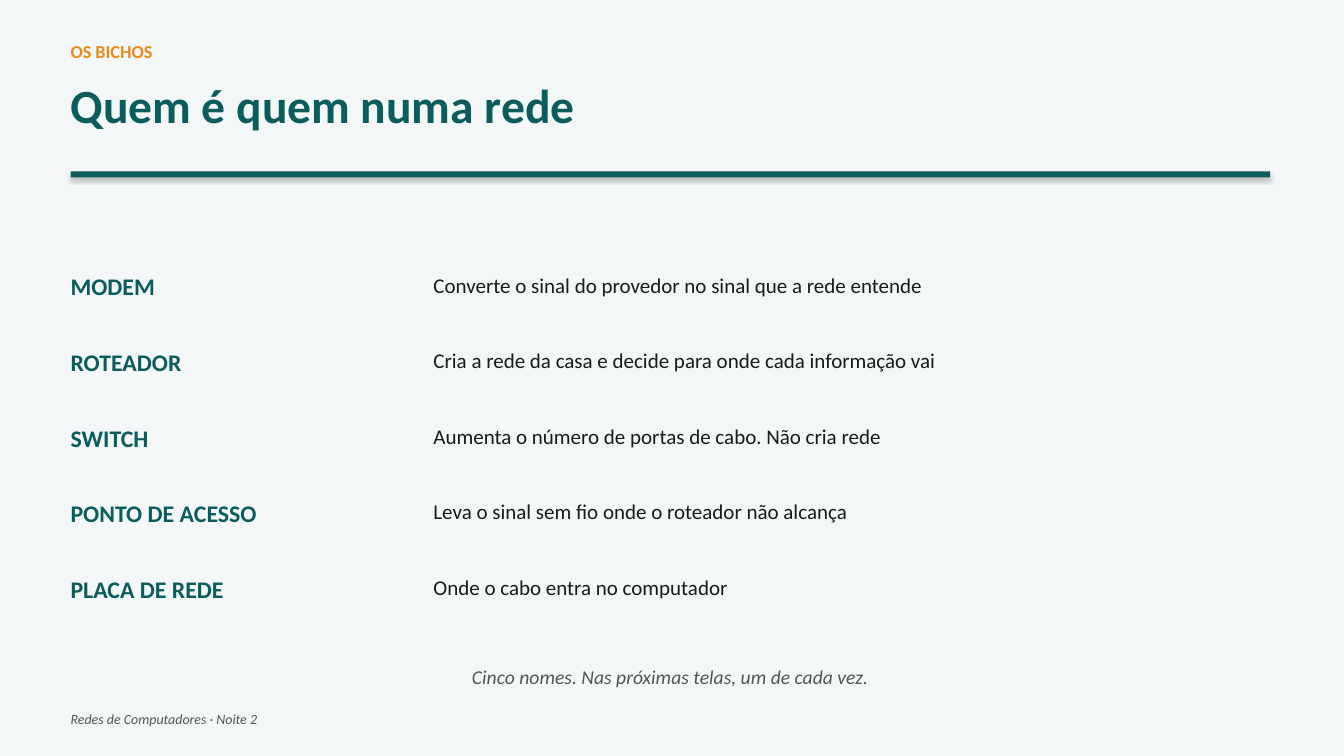
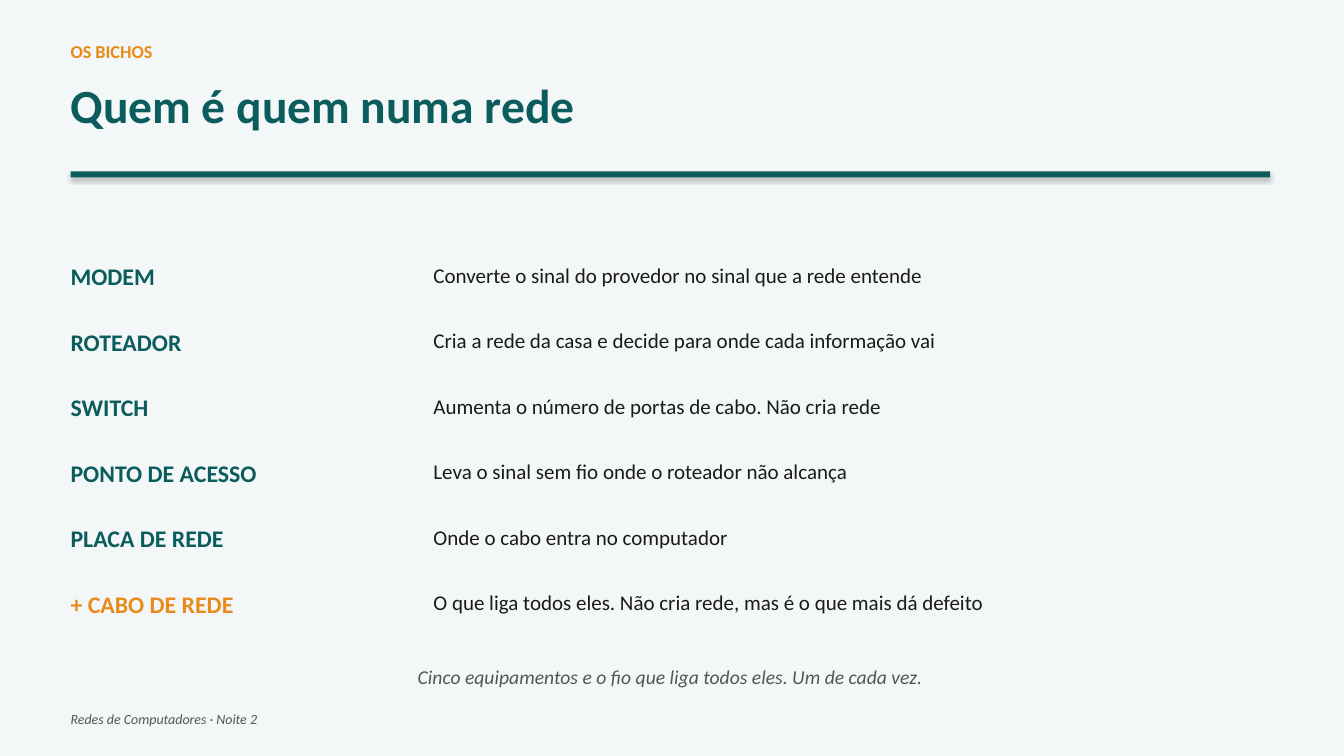
Before and after one commit to joninedel-prog/gerador_contratos, a slide deck: slide 6 of Aula - Redes 2 - Como a internet chega.pptx. Drawn at 1344x756 pixels with LibreOffice and Linux fonts; fonts in the diff are those of the drawing. Boxes give left, top, right and bottom in pixels: in the first picture for what was removed or moved away, otherwise in the second. Text is boxed around its words. In the diff, an @@ line names an element or a change of style, - is before the commit and + after.

```diff
--- a/Aula - Redes 2 - Como a internet chega.pptx
+++ b/Aula - Redes 2 - Como a internet chega.pptx
@@ text "MODEM": place and size @@
-text "MODEM" at box(71, 279, 155, 295)
+text "MODEM" at box(71, 269, 155, 285)
@@ text "Converte o sinal do provedor ...": place and size @@
-text "Converte o sinal do provedor ..." at box(433, 278, 922, 297)
+text "Converte o sinal do provedor ..." at box(433, 268, 922, 287)
@@ text "ROTEADOR": place and size @@
-text "ROTEADOR" at box(71, 355, 182, 371)
+text "ROTEADOR" at box(71, 335, 182, 351)
@@ text "Cria a rede da casa ...": place and size @@
-text "Cria a rede da casa ..." at box(433, 353, 935, 372)
+text "Cria a rede da casa ..." at box(433, 333, 935, 352)
@@ text "SWITCH": place and size @@
-text "SWITCH" at box(71, 431, 149, 447)
+text "SWITCH" at box(71, 400, 149, 416)
@@ text "Aumenta o número de portas ...": place and size @@
-text "Aumenta o número de portas ..." at box(433, 429, 881, 448)
+text "Aumenta o número de portas ..." at box(433, 399, 881, 418)
@@ text "PONTO DE ACESSO": place and size @@
-text "PONTO DE ACESSO" at box(71, 506, 257, 522)
+text "PONTO DE ACESSO" at box(71, 466, 257, 482)
@@ text "Leva o sinal sem fio ...": place and size @@
-text "Leva o sinal sem fio ..." at box(433, 504, 846, 523)
+text "Leva o sinal sem fio ..." at box(433, 464, 846, 483)
@@ text "PLACA DE REDE": place and size @@
-text "PLACA DE REDE" at box(71, 582, 224, 598)
+text "PLACA DE REDE" at box(71, 531, 224, 547)
@@ text "Onde o cabo entra no ...": place and size @@
-text "Onde o cabo entra no ..." at box(433, 580, 728, 599)
+text "Onde o cabo entra no ..." at box(433, 530, 728, 549)
@@ text added at box(88, 597, 234, 613), 17 pt, text #E88B1A, bold @@
++ CABO DE REDE
@@ text added at box(433, 595, 982, 614), 15 pt, text #1A1A1A @@
+O que liga todos eles. Não cria rede, mas é o que mais dá defeito
@@ text at box(418, 670, 922, 688): text changed @@
-Cinco nomes. Nas próximas telas, um de cada vez.
+Cinco equipamentos e o fio que liga todos eles. Um de cada vez.
```
Also in this commit, not shown: 4 other slides changed, 5 slides added, 4 other files.
